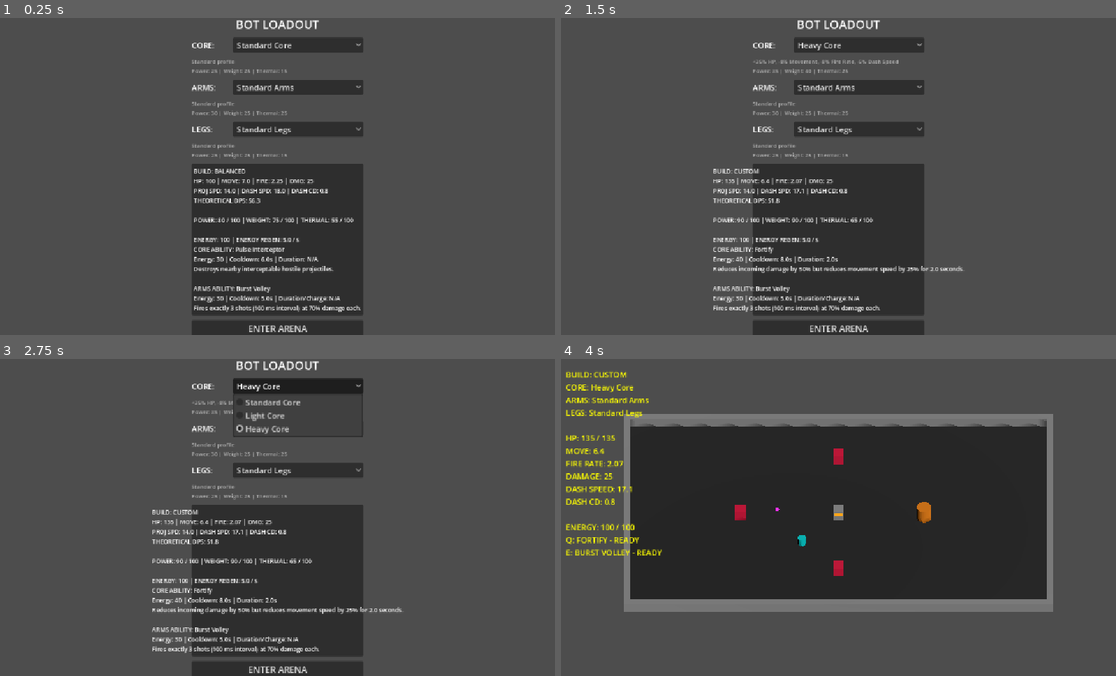
Above: before the commit, frames 1-4 (two rows, left to right).
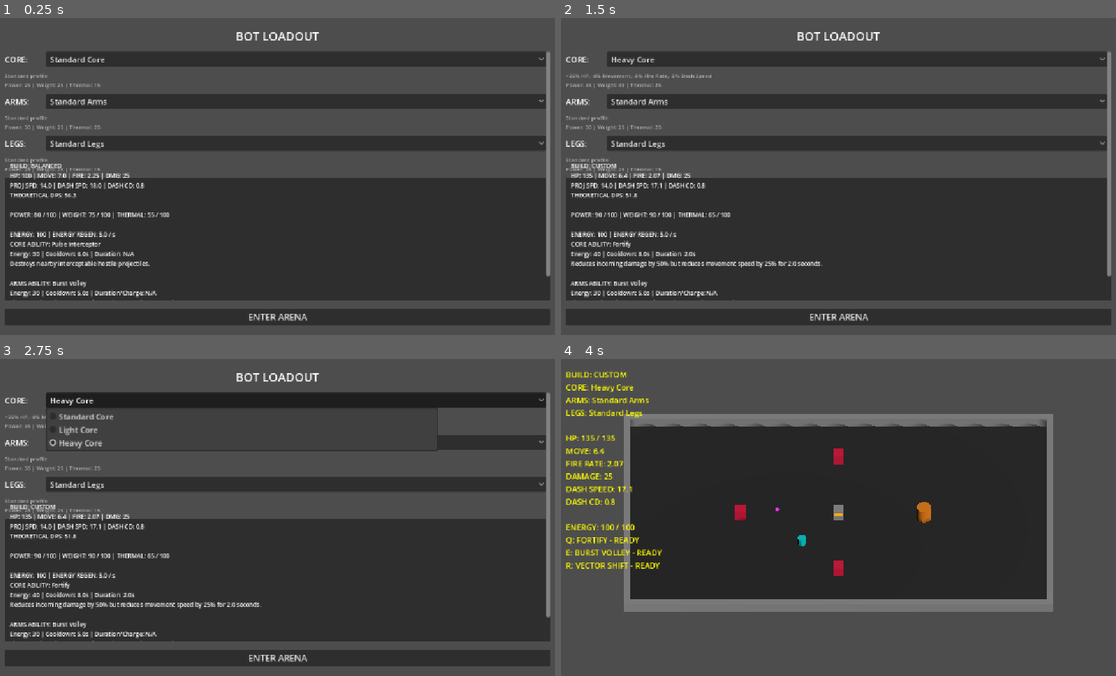
Above: after the commit, the same moments.

Repository: zwordup-sudo/BotArena
Game: Godot game, scene res://scenes/loadout_3d.tscn
The game is run twice, just before and just after one commit, with the same random seed, the same clock (stepped at 60 frames per second) and the same inputs.
Inputs:
- Up to frame 1 (0.25 s): no input
- Up to frame 2 (1.5 s): click "Standard Core" at 0.5 s; click "Standard Arms" at 1.25 s
- Up to frame 3 (2.75 s): click "Heavy Core" at 2 s
- Up to frame 4 (4 s): click "Standard Legs" at 2.75 s; click "ENTER ARENA" at 3.5 s

The runs differ from the first frame. In frame 1, 51% of the frame differs, in the area x 0-100%, y 0-100%; in frame 2, 50%; in frame 3, 47%; in frame 4, 0.2%.

Commit message:
feat: complete initial legs active abilities

Diff:
--- a/project.godot
+++ b/project.godot
@@ -71,6 +71,12 @@
 "events": [Object(InputEventKey,"resource_local_to_scene":false,"resource_name":"","device":-1,"window_id":0,"alt_press …(190 unchanged characters)…
 ]
 }
+legs_ability={
+"deadzone": 0.5,
+"events": [Object(InputEventKey,"resource_local_to_scene":false,"resource_name":"","device":-1,"window_id":0,"alt_pressed":false,"shift_pressed":false,"ctrl_pressed":false,"meta_pressed":false,"pressed":false,"keycode":82,"physical_keycode":0,"key_label":0,"unicode":0,"location":0,"echo":false,"script":null)
+]
+}
+
 
 
 
--- /dev/null
+++ b/resources/abilities/legs/heavy_rocket_lunge.tres
@@ -0,0 +1,29 @@
+[gd_resource type="Resource" script_class="AbilityData" load_steps=2 format=3]
+
+[ext_resource type="Script" path="res://scripts/data/ability_data.gd" id="1_ability"]
+
+[resource]
+script = ExtResource("1_ability")
+id = "heavy_rocket_lunge"
+display_name = "Rocket Lunge"
+description = "High-speed committed lunge (1.40x Dash Speed for 0.35 seconds)."
+energy_cost = 30.0
+cooldown = 7.0
+duration = 0.0
+effect_type = 8
+pulse_radius = 0.0
+movement_speed_pct = 0.0
+dash_speed_pct = 0.0
+incoming_damage_multiplier = 1.0
+projectile_count = 0
+shot_interval = 0.0
+projectile_damage_multiplier = 1.0
+fire_rate_multiplier = 1.0
+charge_time = 0.0
+projectile_size_multiplier = 1.0
+projectile_speed_multiplier = 1.0
+movement_distance = 0.0
+ability_move_speed = 0.0
+availability_duration = 0.0
+lunge_duration = 0.35
+recovery_duration = 0.0
--- /dev/null
+++ b/resources/abilities/legs/light_chain_dash.tres
@@ -0,0 +1,29 @@
+[gd_resource type="Resource" script_class="AbilityData" load_steps=2 format=3]
+
+[ext_resource type="Script" path="res://scripts/data/ability_data.gd" id="1_ability"]
+
+[resource]
+script = ExtResource("1_ability")
+id = "light_chain_dash"
+display_name = "Chain Dash"
+description = "For 3.0s, the next normal Space Dash can chain into one bonus Dash."
+energy_cost = 35.0
+cooldown = 8.0
+duration = 0.0
+effect_type = 7
+pulse_radius = 0.0
+movement_speed_pct = 0.0
+dash_speed_pct = 0.0
+incoming_damage_multiplier = 1.0
+projectile_count = 0
+shot_interval = 0.0
+projectile_damage_multiplier = 1.0
+fire_rate_multiplier = 1.0
+charge_time = 0.0
+projectile_size_multiplier = 1.0
+projectile_speed_multiplier = 1.0
+movement_distance = 0.0
+ability_move_speed = 0.0
+availability_duration = 3.0
+lunge_duration = 0.0
+recovery_duration = 0.0
--- /dev/null
+++ b/resources/abilities/legs/standard_vector_shift.tres
@@ -0,0 +1,29 @@
+[gd_resource type="Resource" script_class="AbilityData" load_steps=2 format=3]
+
+[ext_resource type="Script" path="res://scripts/data/ability_data.gd" id="1_ability"]
+
+[resource]
+script = ExtResource("1_ability")
+id = "standard_vector_shift"
+display_name = "Vector Shift"
+description = "Quick tactical step (2.75 units in movement or aim direction)."
+energy_cost = 25.0
+cooldown = 5.0
+duration = 0.0
+effect_type = 6
+pulse_radius = 0.0
+movement_speed_pct = 0.0
+dash_speed_pct = 0.0
+incoming_damage_multiplier = 1.0
+projectile_count = 0
+shot_interval = 0.0
+projectile_damage_multiplier = 1.0
+fire_rate_multiplier = 1.0
+charge_time = 0.0
+projectile_size_multiplier = 1.0
+projectile_speed_multiplier = 1.0
+movement_distance = 2.75
+ability_move_speed = 0.0
+availability_duration = 0.0
+lunge_duration = 0.0
+recovery_duration = 0.0
--- a/resources/parts/legs/heavy_legs.tres
+++ b/resources/parts/legs/heavy_legs.tres
@@ -1,9 +1,10 @@
-[gd_resource type="Resource" script_class="PartData" load_steps=2 format=3]
+[gd_resource type="Resource" script_class="PartData" load_steps=3 format=3]
 
-[ext_resource type="Script" path="res://scripts/data/part_data.gd" id="1_partdata"]
+[ext_resource type="Resource" path="res://resources/abilities/legs/heavy_rocket_lunge.tres" id="1_ability"]
+[ext_resource type="Script" path="res://scripts/data/part_data.gd" id="2_partdata"]
 
 [resource]
-script = ExtResource("1_partdata")
+script = ExtResource("2_partdata")
 id = "heavy_legs"
 display_name = "Heavy Legs"
 slot = 2
@@ -19,3 +20,4 @@
 power_cost = 25.0
 weight_cost = 45.0
 thermal_load = 15.0
+active_ability = ExtResource("1_ability")
--- a/resources/parts/legs/light_legs.tres
+++ b/resources/parts/legs/light_legs.tres
@@ -1,9 +1,10 @@
-[gd_resource type="Resource" script_class="PartData" load_steps=2 format=3]
+[gd_resource type="Resource" script_class="PartData" load_steps=3 format=3]
 
-[ext_resource type="Script" path="res://scripts/data/part_data.gd" id="1_partdata"]
+[ext_resource type="Resource" path="res://resources/abilities/legs/light_chain_dash.tres" id="1_ability"]
+[ext_resource type="Script" path="res://scripts/data/part_data.gd" id="2_partdata"]
 
 [resource]
-script = ExtResource("1_partdata")
+script = ExtResource("2_partdata")
 id = "light_legs"
 display_name = "Light Legs"
 slot = 2
@@ -19,3 +20,4 @@
 power_cost = 35.0
 weight_cost = 15.0
 thermal_load = 20.0
+active_ability = ExtResource("1_ability")
--- a/resources/parts/legs/standard_legs.tres
+++ b/resources/parts/legs/standard_legs.tres
@@ -1,9 +1,10 @@
-[gd_resource type="Resource" script_class="PartData" load_steps=2 format=3]
+[gd_resource type="Resource" script_class="PartData" load_steps=3 format=3]
 
-[ext_resource type="Script" path="res://scripts/data/part_data.gd" id="1_partdata"]
+[ext_resource type="Resource" path="res://resources/abilities/legs/standard_vector_shift.tres" id="1_ability"]
+[ext_resource type="Script" path="res://scripts/data/part_data.gd" id="2_partdata"]
 
 [resource]
-script = ExtResource("1_partdata")
+script = ExtResource("2_partdata")
 id = "standard_legs"
 display_name = "Standard Legs"
 slot = 2
@@ -19,3 +20,4 @@
 power_cost = 25.0
 weight_cost = 25.0
 thermal_load = 15.0
+active_ability = ExtResource("1_ability")
--- a/scenes/loadout_3d.tscn
+++ b/scenes/loadout_3d.tscn
@@ -11,86 +11,97 @@
 grow_vertical = 2
 script = ExtResource("1_loadout3d")
 
-[node name="VBoxContainer" type="VBoxContainer" parent="."]
+[node name="MarginContainer" type="MarginContainer" parent="."]
 layout_mode = 1
-anchors_preset = 8
-anchor_left = 0.5
-anchor_top = 0.5
-anchor_right = 0.5
-anchor_bottom = 0.5
-offset_left = -175.0
-offset_top = -300.0
-offset_right = 175.0
-offset_bottom = 300.0
+anchors_preset = 15
+anchor_right = 1.0
+anchor_bottom = 1.0
 grow_horizontal = 2
 grow_vertical = 2
-theme_override_constants/separation = 10
+theme_override_constants/margin_left = 20
+theme_override_constants/margin_top = 20
+theme_override_constants/margin_right = 20
+theme_override_constants/margin_bottom = 20
 
-[node name="TitleLabel" type="Label" parent="VBoxContainer"]
+[node name="VBoxContainer" type="VBoxContainer" parent="MarginContainer"]
+layout_mode = 2
+theme_override_constants/separation = 15
+
+[node name="TitleLabel" type="Label" parent="MarginContainer/VBoxContainer"]
 layout_mode = 2
 theme_override_font_sizes/font_size = 24
 text = "BOT LOADOUT"
 horizontal_alignment = 1
 
-[node name="CoreContainer" type="HBoxContainer" parent="VBoxContainer"]
+[node name="ScrollContainer" type="ScrollContainer" parent="MarginContainer/VBoxContainer"]
+layout_mode = 2
+size_flags_vertical = 3
+horizontal_scroll_mode = 0
+
+[node name="ScrollContent" type="VBoxContainer" parent="MarginContainer/VBoxContainer/ScrollContainer"]
+layout_mode = 2
+size_flags_horizontal = 3
+theme_override_constants/separation = 10
+
+[node name="CoreContainer" type="HBoxContainer" parent="MarginContainer/VBoxContainer/ScrollContainer/ScrollContent"]
 layout_mode = 2
 
-[node name="Label" type="Label" parent="VBoxContainer/CoreContainer"]
+[node name="Label" type="Label" parent="MarginContainer/VBoxContainer/ScrollContainer/ScrollContent/CoreContainer"]
 custom_minimum_size = Vector2(80, 0)
 layout_mode = 2
 text = "CORE:"
 
-[node name="CoreSelector" type="OptionButton" parent="VBoxContainer/CoreContainer"]
+[node name="CoreSelector" type="OptionButton" parent="MarginContainer/VBoxContainer/ScrollContainer/ScrollContent/CoreContainer"]
 layout_mode = 2
 size_flags_horizontal = 3
 
-[node name="CoreDesc" type="Label" parent="VBoxContainer"]
+[node name="CoreDesc" type="Label" parent="MarginContainer/VBoxContainer/ScrollContainer/ScrollContent"]
 layout_mode = 2
 theme_override_colors/font_color = Color(0.7, 0.7, 0.7, 1)
 theme_override_font_sizes/font_size = 11
 autowrap_mode = 2
 
-[node name="ArmsContainer" type="HBoxContainer" parent="VBoxContainer"]
+[node name="ArmsContainer" type="HBoxContainer" parent="MarginContainer/VBoxContainer/ScrollContainer/ScrollContent"]
 layout_mode = 2
 
-[node name="Label" type="Label" parent="VBoxContainer/ArmsContainer"]
+[node name="Label" type="Label" parent="MarginContainer/VBoxContainer/ScrollContainer/ScrollContent/ArmsContainer"]
 custom_minimum_size = Vector2(80, 0)
 layout_mode = 2
 text = "ARMS:"
 
-[node name="ArmsSelector" type="OptionButton" parent="VBoxContainer/ArmsContainer"]
+[node name="ArmsSelector" type="OptionButton" parent="MarginContainer/VBoxContainer/ScrollContainer/ScrollContent/ArmsContainer"]
 layout_mode = 2
 size_flags_horizontal = 3
 
-[node name="ArmsDesc" type="Label" parent="VBoxContainer"]
+[node name="ArmsDesc" type="Label" parent="MarginContainer/VBoxContainer/ScrollContainer/ScrollContent"]
 layout_mode = 2
 theme_override_colors/font_color = Color(0.7, 0.7, 0.7, 1)
 theme_override_font_sizes/font_size = 11
 autowrap_mode = 2
 
-[node name="LegsContainer" type="HBoxContainer" parent="VBoxContainer"]
+[node name="LegsContainer" type="HBoxContainer" parent="MarginContainer/VBoxContainer/ScrollContainer/ScrollContent"]
 layout_mode = 2
 
-[node name="Label" type="Label" parent="VBoxContainer/LegsContainer"]
+[node name="Label" type="Label" parent="MarginContainer/VBoxContainer/ScrollContainer/ScrollContent/LegsContainer"]
 custom_minimum_size = Vector2(80, 0)
 layout_mode = 2
 text = "LEGS:"
 
-[node name="LegsSelector" type="OptionButton" parent="VBoxContainer/LegsContainer"]
+[node name="LegsSelector" type="OptionButton" parent="MarginContainer/VBoxContainer/ScrollContainer/ScrollContent/LegsContainer"]
 layout_mode = 2
 size_flags_horizontal = 3
 
-[node name="LegsDesc" type="Label" parent="VBoxContainer"]
+[node name="LegsDesc" type="Label" parent="MarginContainer/VBoxContainer/ScrollContainer/ScrollContent"]
 layout_mode = 2
 theme_override_colors/font_color = Color(0.7, 0.7, 0.7, 1)
 theme_override_font_sizes/font_size = 11
 autowrap_mode = 2
 
-[node name="StatsPanel" type="Panel" parent="VBoxContainer"]
+[node name="StatsPanel" type="Panel" parent="MarginContainer/VBoxContainer/ScrollContainer/ScrollContent"]
 custom_minimum_size = Vector2(0, 310)
 layout_mode = 2
 
-[node name="StatsLabel" type="Label" parent="VBoxContainer/StatsPanel"]
+[node name="StatsLabel" type="Label" parent="MarginContainer/VBoxContainer/ScrollContainer/ScrollContent/StatsPanel"]
 layout_mode = 1
 anchors_preset = 15
 anchor_right = 1.0
@@ -104,7 +115,7 @@
 theme_override_font_sizes/font_size = 12
 text = "Stats preview..."
 
-[node name="EnterButton" type="Button" parent="VBoxContainer"]
+[node name="EnterButton" type="Button" parent="MarginContainer/VBoxContainer"]
 layout_mode = 2
 theme_override_font_sizes/font_size = 18
 text = "ENTER ARENA"
--- a/scripts/data/ability_data.gd
+++ b/scripts/data/ability_data.gd
@@ -7,7 +7,10 @@
 	DAMAGE_REDUCTION,
 	BURST_VOLLEY,
 	SUPPRESSIVE_FIRE,
-	CHARGED_SHOT
+	CHARGED_SHOT,
+	VECTOR_SHIFT,
+	CHAIN_DASH,
+	ROCKET_LUNGE
 }
 
 @export var id: String = ""
@@ -34,3 +37,10 @@
 @export var charge_time: float = 0.0
 @export var projectile_size_multiplier: float = 1.0
 @export var projectile_speed_multiplier: float = 1.0
+
+# Legs Ability configuration fields
+@export var movement_distance: float = 0.0
+@export var ability_move_speed: float = 0.0
+@export var availability_duration: float = 0.0
+@export var lunge_duration: float = 0.0
+@export var recovery_duration: float = 0.0
--- a/scripts/loadout_3d.gd
+++ b/scripts/loadout_3d.gd
@@ -17,14 +17,14 @@
 @onready var arms_list = [STANDARD_ARMS, RAPID_ARMS, HEAVY_ARMS]
 @onready var legs_list = [STANDARD_LEGS, LIGHT_LEGS, HEAVY_LEGS]
 
-@onready var core_selector: OptionButton = $VBoxContainer/CoreContainer/CoreSelector
-@onready var core_desc: Label = $VBoxContainer/CoreDesc
-@onready var arms_selector: OptionButton = $VBoxContainer/ArmsContainer/ArmsSelector
-@onready var arms_desc: Label = $VBoxContainer/ArmsDesc
-@onready var legs_selector: OptionButton = $VBoxContainer/LegsContainer/LegsSelector
-@onready var legs_desc: Label = $VBoxContainer/LegsDesc
-@onready var stats_label: Label = $VBoxContainer/StatsPanel/StatsLabel
-@onready var enter_button: Button = $VBoxContainer/EnterButton
+@onready var core_selector: OptionButton = $MarginContainer/VBoxContainer/ScrollContainer/ScrollContent/CoreContainer/CoreSelector
+@onready var core_desc: Label = $MarginContainer/VBoxContainer/ScrollContainer/ScrollContent/CoreDesc
+@onready var arms_selector: OptionButton = $MarginContainer/VBoxContainer/ScrollContainer/ScrollContent/ArmsContainer/ArmsSelector
+@onready var arms_desc: Label = $MarginContainer/VBoxContainer/ScrollContainer/ScrollContent/ArmsDesc
+@onready var legs_selector: OptionButton = $MarginContainer/VBoxContainer/ScrollContainer/ScrollContent/LegsContainer/LegsSelector
+@onready var legs_desc: Label = $MarginContainer/VBoxContainer/ScrollContainer/ScrollContent/LegsDesc
+@onready var stats_label: Label = $MarginContainer/VBoxContainer/ScrollContainer/ScrollContent/StatsPanel/StatsLabel
+@onready var enter_button: Button = $MarginContainer/VBoxContainer/EnterButton
 
 var current_build: Resource
 
@@ -160,6 +160,22 @@
 			"Energy: " + str(int(ab.energy_cost)) + " | Cooldown: " + str(ab.cooldown) + "s | Duration/Charge: " + dur_str + "\n" + \
 			ab.description
 
+	# Legs active ability summary
+	var legs_txt = "LEGS ABILITY: None"
+	if current_build.legs and current_build.legs.active_ability:
+		var ab = current_build.legs.active_ability
+		var dur_str = "N/A"
+		if ab.duration > 0.0:
+			dur_str = str(ab.duration) + "s"
+		elif ab.availability_duration > 0.0:
+			dur_str = "Ready window: " + str(ab.availability_duration) + "s"
+		elif ab.lunge_duration > 0.0:
+			dur_str = "Lunge: " + str(ab.lunge_duration) + "s"
+
+		legs_txt = "LEGS ABILITY: " + ab.display_name + "\n" + \
+			"Energy: " + str(int(ab.energy_cost)) + " | Cooldown: " + str(ab.cooldown) + "s | Duration/Window: " + dur_str + "\n" + \
+			ab.description
+
 	stats_label.text = (
 		"BUILD: " + build_name + stress_txt + "\n" +
 		"HP: " + str(int(calc.max_health)) + " | MOVE: " + str(snapped(calc.movement_speed, 0.1)) + " | FIRE: " + str(snapped(calc.fire_rate, 0.01)) + " | DMG: " + str(int(calc.projectile_damage)) + "\n" +
@@ -168,7 +184,8 @@
 		"POWER: " + power_txt + " | WEIGHT: " + weight_txt + " | THERMAL: " + thermal_txt + "\n\n" +
 		"ENERGY: 100 | ENERGY REGEN: 5.0 / s\n" +
 		ability_txt + "\n\n" +
-		arms_txt
+		arms_txt + "\n\n" +
+		legs_txt
 	)
 
 func _on_enter_pressed() -> void:
--- a/scripts/player_3d.gd
+++ b/scripts/player_3d.gd
@@ -77,10 +77,30 @@
 var arms_duration_timer: float = 0.0
 var is_arms_active: bool = false
 
+# Independent Legs Ability State (R)
+var legs_cooldown_timer: float = 0.0
+var legs_duration_timer: float = 0.0
+var is_legs_active: bool = false
+
 # Arms ability execution block parameters
 var is_burst_volley_active: bool = false
 var is_charged_shot_charging: bool = false
 var charged_shot_charge_timer: float = 0.0
+
+# Legs ability execution block parameters
+var is_vector_shifting: bool = false
+var vector_shift_timer: float = 0.0
+var vector_shift_direction: Vector3 = Vector3.ZERO
+var vector_shift_speed: float = 0.0
+
+var is_chain_dash_armed: bool = false
+var chain_dash_ready_timer: float = 0.0
+var chain_dash_triggered_this_dash: bool = false
+
+var is_rocket_lunging: bool = false
+var rocket_lunge_timer: float = 0.0
+var rocket_lunge_direction: Vector3 = Vector3.ZERO
+var rocket_lunge_speed: float = 0.0
 
 var current_build_name: String = "BALANCED"
 
@@ -141,9 +161,19 @@
 	arms_cooldown_timer = 0.0
 	arms_duration_timer = 0.0
 
+	is_legs_active = false
+	legs_cooldown_timer = 0.0
+	legs_duration_timer = 0.0
+
 	is_burst_volley_active = false
 	is_charged_shot_charging = false
 	charged_shot_charge_timer = 0.0
+
+	is_vector_shifting = false
+	is_chain_dash_armed = false
+	chain_dash_ready_timer = 0.0
+	chain_dash_triggered_this_dash = false
+	is_rocket_lunging = false
 
 	current_energy = max_energy
 
@@ -222,28 +252,62 @@
 				apply_custom_build()
 
 func _physics_process(delta: float) -> void:
-	# Update cooldown timers
+	# Update normal Dash cooldown
 	if dash_cooldown_timer > 0.0:
 		dash_cooldown_timer -= delta
 
+	# 1. Handle Vector Shift Movement (extremely fast reposition step)
+	if is_vector_shifting:
+		vector_shift_timer -= delta
+		if vector_shift_timer <= 0.0:
+			is_vector_shifting = false
+			is_legs_active = false
+			update_mesh_color()
+		else:
+			velocity = vector_shift_direction * vector_shift_speed
+			move_and_slide()
+			return
+
+	# 2. Handle Rocket Lunge Movement (strongly committed lunge)
+	if is_rocket_lunging:
+		rocket_lunge_timer -= delta
+		if rocket_lunge_timer <= 0.0:
+			is_rocket_lunging = false
+			is_legs_active = false
+			update_mesh_color()
+		else:
+			velocity = rocket_lunge_direction * rocket_lunge_speed
+			move_and_slide()
+			return
+
+	# 3. Handle Normal Dash (Space)
 	if is_dashing:
 		dash_timer -= delta
 		if dash_timer <= 0.0:
 			is_dashing = false
-			# Let execution fall through to normal WASD movement in the same frame for instant transition response
+
+			# Check if Chain Dash bonus dash is armed and was triggered
+			if chain_dash_triggered_this_dash:
+				dash_cooldown_timer = 0.0
+				chain_dash_triggered_this_dash = false
+				is_chain_dash_armed = false
+				chain_dash_ready_timer = 0.0
+				update_mesh_color()
 		else:
 			velocity = dash_direction * dash_speed
 			move_and_slide()
-			return # Skip normal movement
-
-	# Check for dash trigger
+			return
+
+	# Check for normal dash trigger
 	if Input.is_action_just_pressed("dash") and not is_dashing and dash_cooldown_timer <= 0.0:
+		if is_chain_dash_armed:
+			chain_dash_triggered_this_dash = true
 		start_dash()
 		velocity = dash_direction * dash_speed
 		move_and_slide()
 		return
 
-	# Normal WASD Movement
+	# Normal WASD Movement (Locked during Rocket Lunge and Vector Shift)
 	var input_dir := Input.get_vector("move_left", "move_right", "move_up", "move_down")
 	var direction := Vector3(input_dir.x, 0.0, input_dir.y)
 	if direction.length_squared() > 0.0:
@@ -281,6 +345,15 @@
 		if arms_duration_timer <= 0.0:
 			end_arms_ability()
 
+	# Independent Legs Ability Cooldown tracking
+	if legs_cooldown_timer > 0.0:
+		legs_cooldown_timer -= delta
+	if is_chain_dash_armed:
+		chain_dash_ready_timer -= delta
+		if chain_dash_ready_timer <= 0.0:
+			is_chain_dash_armed = false
+			update_mesh_color()
+
 	# Charged Shot Charge Timer tracking
 	if is_charged_shot_charging:
 		charged_shot_charge_timer -= delta
@@ -295,11 +368,20 @@
 	if Input.is_action_just_pressed("arms_ability"):
 		activate_arms_ability()
 
-	# Primary Attack (Continuous fire) - Disabled during Burst Volley and Charged Shot Charging
-	if Input.is_action_pressed("attack_primary") and not is_burst_volley_active and not is_charged_shot_charging:
+	# Trigger legs ability (R)
+	if Input.is_action_just_pressed("legs_ability"):
+		activate_legs_ability()
+
+	# Primary Attack (Continuous fire) - Disabled during Burst Volley, Charged Shot Charging, Rocket Lunge and Vector Shift
+	var fire_allowed = not is_burst_volley_active and not is_charged_shot_charging and not is_vector_shifting and not is_rocket_lunging
+	if Input.is_action_pressed("attack_primary") and fire_allowed:
 		if fire_cooldown_timer <= 0.0:
 			shoot()
 			fire_cooldown_timer = 1.0 / fire_rate
+
+	# Update visual indicator ticks (e.g. for flashing Chain Dash ready status)
+	if is_chain_dash_armed:
+		update_mesh_color()
 
 	# Update Canvas HUD
 	update_canvas_hud()
@@ -428,7 +510,6 @@
 
 	proj.global_position = muzzle.global_position
 	proj.direction = aim_dir
-	# Deals modifier % of dynamic projectile_damage
 	proj.damage = projectile_damage * dmg_mult
 	proj.speed = projectile_speed
 
@@ -468,7 +549,6 @@
 	aim_dir.y = 0.0
 	aim_dir = aim_dir.normalized()
 
-	# Scale projectile visual/collision bounds dynamically
 	var scale_factor = ability.projectile_size_multiplier
 	proj.scale = Vector3(scale_factor, scale_factor, scale_factor)
 
@@ -478,11 +558,76 @@
 
 	proj.global_position = muzzle.global_position
 	proj.direction = aim_dir
-	# Scaled projectile damage and speed from dynamic current effective build stats
 	proj.damage = projectile_damage * ability.projectile_damage_multiplier
 	proj.speed = projectile_speed * ability.projectile_speed_multiplier
 	proj.can_be_intercepted = true
 
+func activate_legs_ability() -> void:
+	if not bot_build or not bot_build.legs or not bot_build.legs.active_ability:
+		return
+	var ability = bot_build.legs.active_ability
+	if legs_cooldown_timer > 0.0:
+		return
+	if current_energy < ability.energy_cost:
+		return
+
+	var effect_type = ability.get("effect_type")
+	if effect_type == 6: # VECTOR_SHIFT
+		current_energy -= ability.energy_cost
+		legs_cooldown_timer = ability.cooldown
+		execute_vector_shift(ability)
+	elif effect_type == 7: # CHAIN_DASH
+		current_energy -= ability.energy_cost
+		legs_cooldown_timer = ability.cooldown
+		execute_chain_dash(ability)
+	elif effect_type == 8: # ROCKET_LUNGE
+		current_energy -= ability.energy_cost
+		legs_cooldown_timer = ability.cooldown
+		execute_rocket_lunge(ability)
+
+func execute_vector_shift(ability: Resource) -> void:
+	is_legs_active = true
+	is_vector_shifting = true
+	vector_shift_timer = 0.10 # fast/brief tact step
+
+	# Determine direction priority: WASD input first, else aiming direction
+	var input_dir := Input.get_vector("move_left", "move_right", "move_up", "move_down")
+	var move_dir := Vector3(input_dir.x, 0.0, input_dir.y)
+	if move_dir.length_squared() > 0.0:
+		vector_shift_direction = move_dir.normalized()
+	else:
+		var aim_dir = -aim_pivot.global_transform.basis.z
+		aim_dir.y = 0.0
+		vector_shift_direction = aim_dir.normalized()
+
+	vector_shift_speed = ability.movement_distance / 0.10
+	update_mesh_color()
+
+func execute_chain_dash(ability: Resource) -> void:
+	is_chain_dash_armed = true
+	chain_dash_ready_timer = ability.availability_duration
+	chain_dash_triggered_this_dash = false
+	update_mesh_color()
+
+func execute_rocket_lunge(ability: Resource) -> void:
+	is_legs_active = true
+	is_rocket_lunging = true
+	rocket_lunge_timer = ability.lunge_duration
+
+	# Determine direction priority: WASD input first, else aiming direction
+	var input_dir := Input.get_vector("move_left", "move_right", "move_up", "move_down")
+	var move_dir := Vector3(input_dir.x, 0.0, input_dir.y)
+	if move_dir.length_squared() > 0.0:
+		rocket_lunge_direction = move_dir.normalized()
+	else:
+		var aim_dir = -aim_pivot.global_transform.basis.z
+		aim_dir.y = 0.0
+		rocket_lunge_direction = aim_dir.normalized()
+
+	# Speed: 1.40x effective dash speed
+	rocket_lunge_speed = dash_speed * 1.40
+	update_mesh_color()
+
 func update_mesh_color() -> void:
 	var mesh = aim_pivot.get_node_or_null("BodyMesh")
 	if not mesh:
@@ -491,6 +636,16 @@
 	if is_charged_shot_charging:
 		var mat = StandardMaterial3D.new()
 		mat.albedo_color = Color(0.6, 0.2, 1.0)
+		mat.roughness = 0.2
+		mesh.material_override = mat
+	elif is_vector_shifting:
+		var mat = StandardMaterial3D.new()
+		mat.albedo_color = Color(0.2, 1.0, 0.2)
+		mat.roughness = 0.4
+		mesh.material_override = mat
+	elif is_rocket_lunging:
+		var mat = StandardMaterial3D.new()
+		mat.albedo_color = Color(1.0, 0.5, 0.0)
 		mat.roughness = 0.2
 		mesh.material_override = mat
 	elif is_arms_active: # Suppressive Fire
@@ -510,6 +665,13 @@
 			mat.albedo_color = Color(0.9, 0.7, 0.1)
 			mat.roughness = 0.2
 			mesh.material_override = mat
+	elif is_chain_dash_armed:
+		var mat = StandardMaterial3D.new()
+		# Flashing light-blue pulse
+		var pulse = 0.4 + 0.6 * sin(Time.get_ticks_msec() * 0.015)
+		mat.albedo_color = Color(0.1, 0.5, 1.0) * pulse
+		mat.roughness = 0.4
+		mesh.material_override = mat
 	else:
 		mesh.material_override = null
 
@@ -546,6 +708,22 @@
 			else:
 				arms_status = ab_name + " - READY"
 
+		# Format Legs ability status
+		var legs_status = "NONE"
+		if bot_build and bot_build.legs and bot_build.legs.active_ability:
+			var ability = bot_build.legs.active_ability
+			var ab_name = ability.display_name.to_upper()
+			if is_vector_shifting:
+				legs_status = ab_name + " - ACTIVE"
+			elif is_rocket_lunging:
+				legs_status = ab_name + " - ACTIVE"
+			elif is_chain_dash_armed:
+				legs_status = ab_name + " - ARMED " + str(snapped(chain_dash_ready_timer, 0.1)) + "s"
+			elif legs_cooldown_timer > 0.0:
+				legs_status = ab_name + " - " + str(snapped(legs_cooldown_timer, 0.1)) + "s"
+			else:
+				legs_status = ab_name + " - READY"
+
 		label.text = (
 			"BUILD: " + current_build_name + "\n" +
 			"CORE: " + core_name + "\n" +
@@ -559,7 +737,8 @@
 			"DASH CD: " + str(snapped(dash_cooldown, 0.01)) + "\n\n" +
 			"ENERGY: " + str(int(current_energy)) + " / 100\n" +
 			"Q: " + core_status + "\n" +
-			"E: " + arms_status
+			"E: " + arms_status + "\n" +
+			"R: " + legs_status
 		)
 
 func start_dash() -> void:
